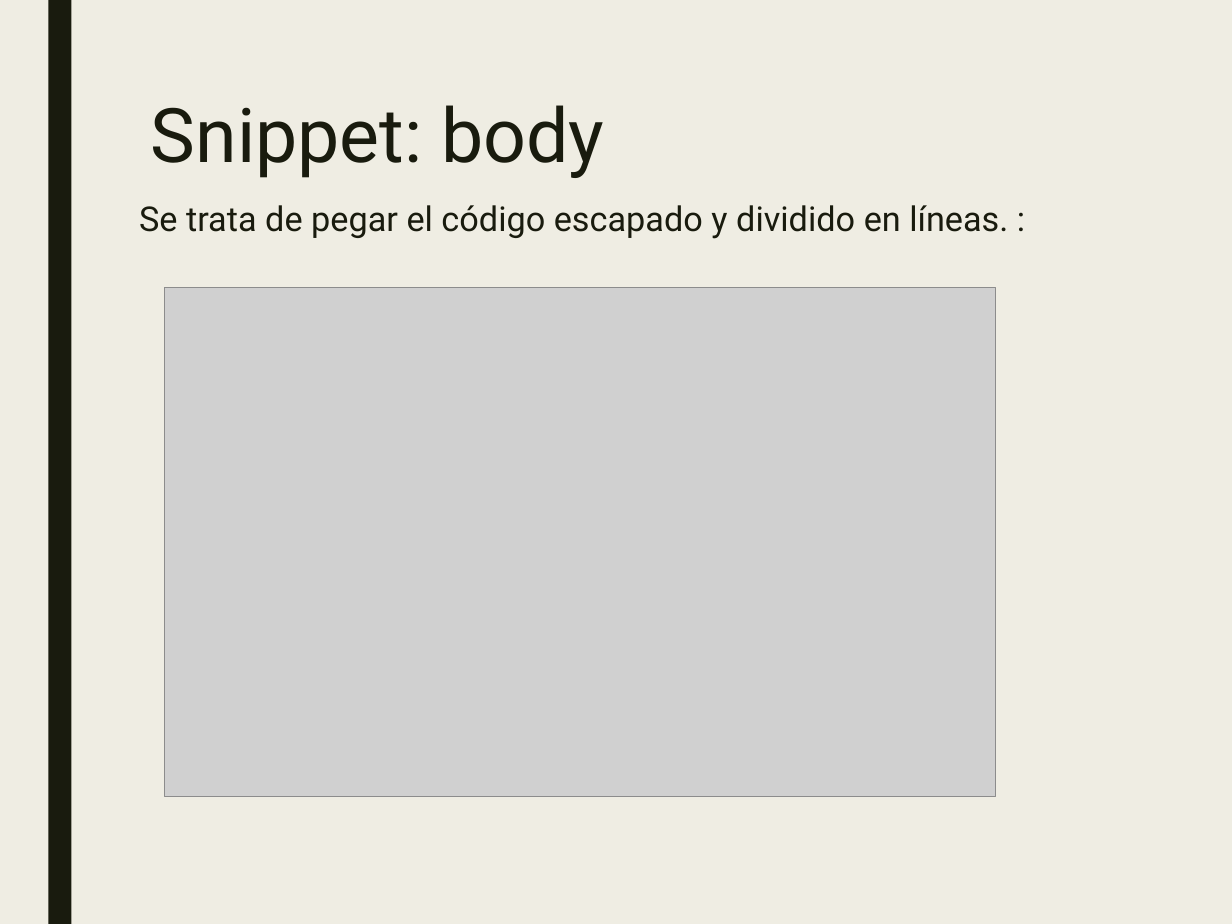
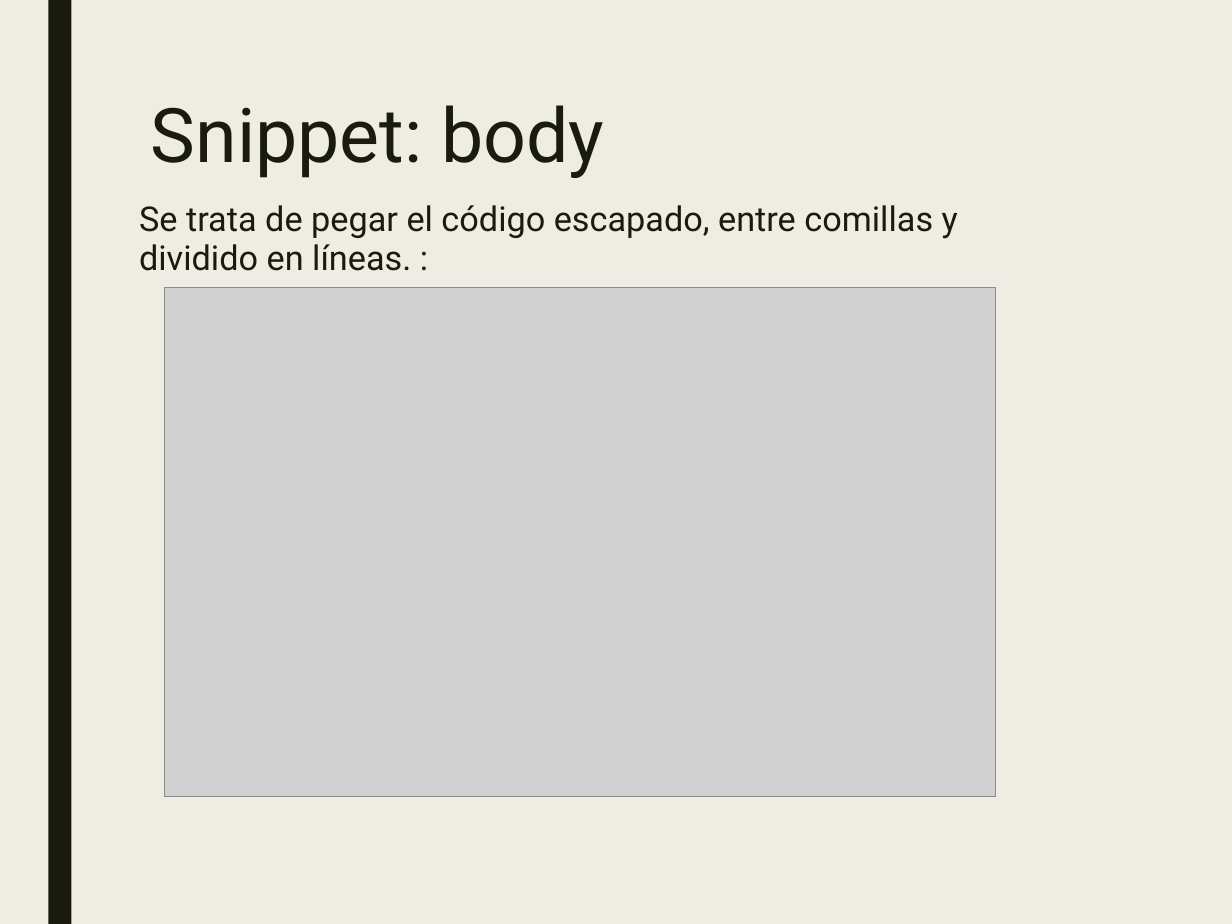
Before and after one commit to JalmarazMartn/dotnetrioja1, a slide deck: slide 46 of VSCODE Extensiones.ppt (slide 45 before the commit). Drawn at 1232x924 pixels with LibreOffice and Linux fonts; fonts in the diff are those of the drawing; grey boxes stand for pictures. Boxes give left, top, right and bottom in pixels: in the first picture for what was removed or moved away, otherwise in the second. Text is boxed around its words. In the diff, an @@ line names an element or a change of style, - is before the commit and + after.

```diff
--- a/VSCODE Extensiones.ppt
+++ b/VSCODE Extensiones.ppt
@@ text at (x1=139, y1=205, x2=958, y2=271): text changed @@
-Se trata de pegar el código escapado y dividido en líneas. :
+Se trata de pegar el código escapado, entre comillas y dividido en líneas. :
```
Also in this commit, not shown: 8 other slides changed, 1 slide added.
